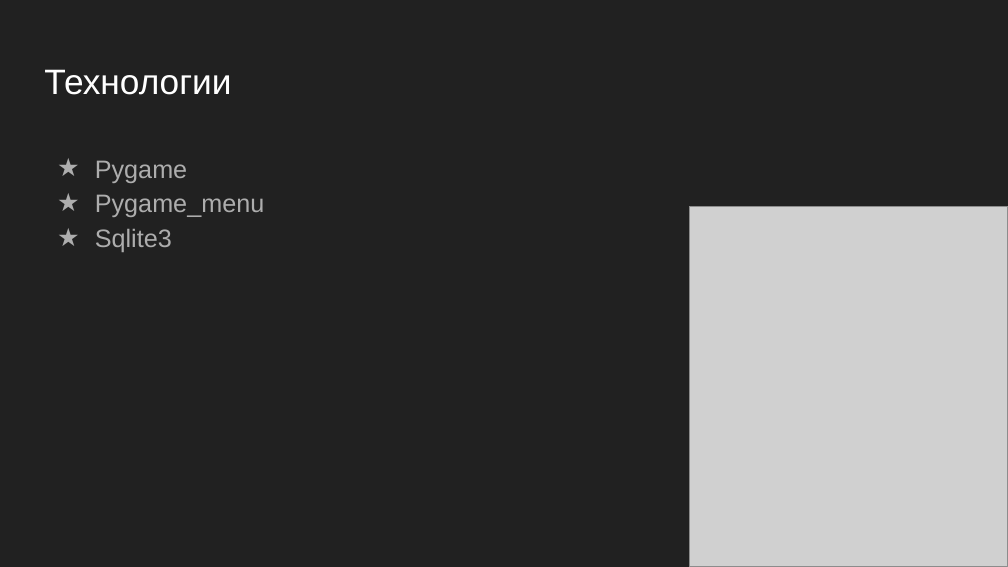
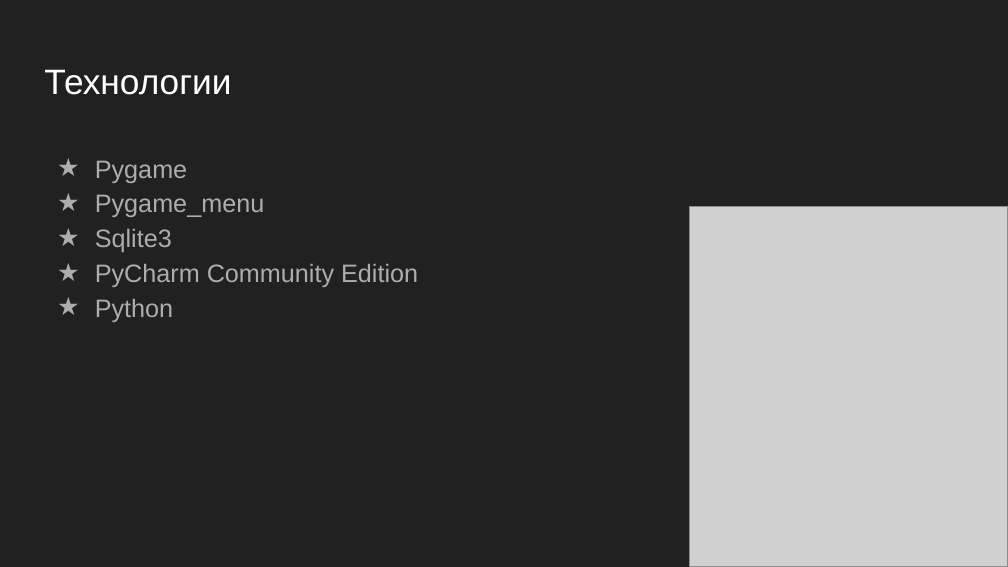
Before and after one commit to EastC0ast/12312312, a slide deck: slide 4 of for project/little_pptx.pptx. Drawn at 1008x567 pixels with LibreOffice and Linux fonts; fonts in the diff are those of the drawing; grey boxes stand for pictures. Boxes give left, top, right and bottom in pixels: in the first picture for what was removed or moved away, otherwise in the second. Text is boxed around its words. In the diff, an @@ line names an element or a change of style, - is before the commit and + after.

```diff
--- a/for project/little_pptx.pptx
+++ b/for project/little_pptx.pptx
@@ text at bbox=[95, 264, 418, 322]: paragraphs added @@
+★ PyCharm Community Edition
+★ Python
```
